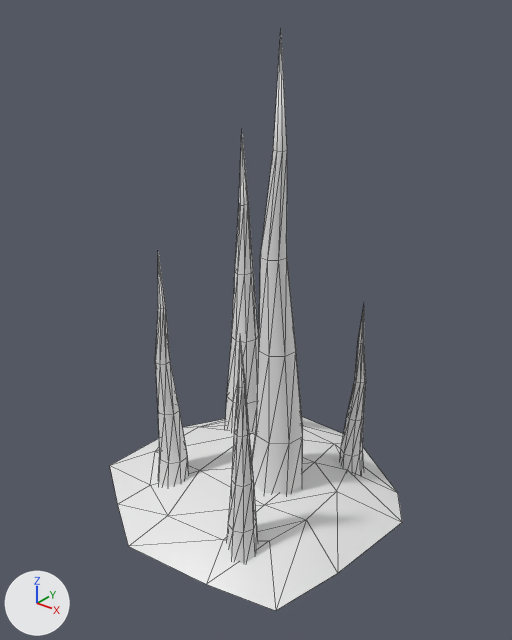
A saved change to the FBX model Assets/Art/Environments/Mesh/S_Stalagtite_01.fbx.
One viewpoint serves both versions: a 50 mm camera at (6.79, -21.93, 6.65) aimed at (1.73, -15.61, 2.73). The axes (+X, +Y, +Z) are drawn at lower left. The lights are the same throughout. Mesh edges are drawn as thin lines. Where no turn or scale is listed for an object, it has been applied to the vertices.

Script lines for the objects in view, before the commit:
```python
me_mesh = bpy.data.meshes.new('Mesh')
me_mesh.from_pydata(...)  # 233 vertices, 432 faces; spans x -2.02..2.02, y -1.94..1.94, z -0.01..6.17
ob_s_stalagtite_01 = bpy.data.objects.new('S_Stalagtite_01', me_mesh)
ob_s_stalagtite_01.location = (1.65, -15.55, 0.0)
```
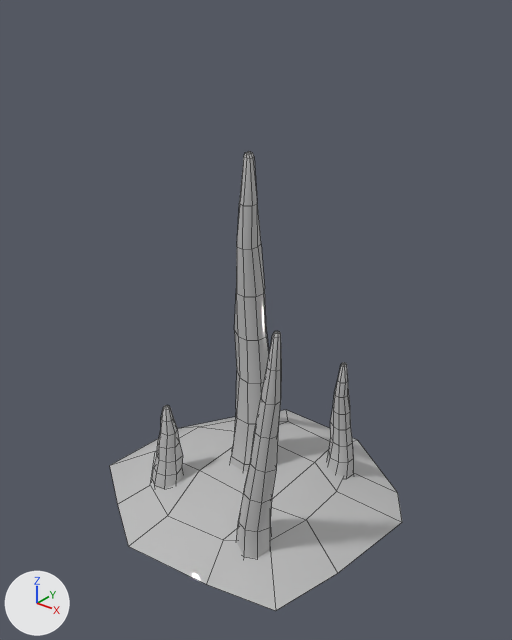
Changed parts and their boxes (x1, y1, x2, y2) in the pictures (512 x 640 px):
```json
{"object": "S_Stalagtite_01", "change": "reshaped", "before": [110, 34, 402, 611], "after": [110, 151, 402, 611], "on screen": "20% shorter"}
{"part": 1, "of": "me_mesh", "change": "rebuilt", "before": [225, 134, 259, 433], "on screen": "not visible afterwards"}
{"part": 2, "of": "me_mesh", "change": "rebuilt", "before": [227, 336, 258, 563], "after": [237, 331, 282, 558], "on screen": "44% wider"}
{"part": 3, "of": "me_mesh", "change": "rebuilt", "before": [155, 254, 189, 487], "after": [152, 405, 184, 489]}
{"part": 4, "of": "me_mesh", "change": "added", "after": [230, 151, 269, 471]}
{"part": 5, "of": "me_mesh", "change": "added", "after": [327, 363, 354, 477]}
{"part": 6, "of": "me_mesh", "change": "cut back", "before": [110, 34, 402, 611], "after": [110, 410, 402, 611]}
```

The change, as JSON lines over the scene's bpy script:
```json
{"op": "add", "block": "mat_material__14", "code": ["mat_material__14 = principled_material('Material #14')", "mat_material__14.base_color = (0.5, 0.5, 0.5)  # grey #bcbcbc", "mat_material__14.roughness = 0.0"]}
{"op": "add", "block": "mat_m_stalagtite", "code": ["mat_m_stalagtite = principled_material('M_Stalagtite')", "mat_m_stalagtite.base_color = (0.5, 0.5, 0.5)  # grey #bcbcbc", "mat_m_stalagtite.roughness = 0.0"]}
{"block": "me_mesh", "where": "# used by ob_s_stalagtite_01; location = (1.65, -15.55, 0.0)"}
{"op": "remove", "block": "me_mesh", "code": "me_mesh.from_pydata(...)  # 233 vertices, 432 faces; spans x -2.02..2.02, y -1.94..1.94, z -0.01..6.17"}
{"op": "add", "block": "me_mesh", "code": "me_mesh.from_pydata(...)  # 433 vertices, 421 faces; spans x -2.02..2.02, y -1.94..1.94, z -0.29..4.82"}
{"block": "me_mesh", "change": "me_mesh part 1: the loose piece of 41 vertices spanning x -1.08..-0.41, y 0.36..1.02, z -0.01..4.9 is rebuilt with 81 vertices and now spans x -0.94..-0.33, y 0.53..1.14, z -0.04..3.05, in mat_m_stalagtite (grey #bcbcbc)"}
{"block": "me_mesh", "change": "me_mesh part 2: the loose piece of 41 vertices spanning x 0.56..0.99, y -1.41..-0.98, z -0.01..3.21 is rebuilt with 81 vertices and now spans x 0.52..1.2, y -1.36..-0.75, z -0.29..3.3, in mat_m_stalagtite (grey #bcbcbc)"}
{"block": "me_mesh", "change": "me_mesh part 3: the loose piece of 41 vertices spanning x -0.98..-0.51, y -1.13..-0.65, z -0.01..3.71 is rebuilt with 81 vertices and now spans x -1.11..-0.47, y -1.23..-0.58, z -0.06..1.52, in mat_m_stalagtite (grey #bcbcbc)"}
{"block": "me_mesh", "change": "me_mesh part 4: a new loose piece of 81 vertices spanning x -0.47..0.34, y -0.36..0.45, z -0.04..4.82, in mat_m_stalagtite (grey #bcbcbc)"}
{"block": "me_mesh", "change": "me_mesh part 5: a new loose piece of 81 vertices spanning x 0.67..1.19, y 0.52..1.04, z 0.03..2.04, in mat_m_stalagtite (grey #bcbcbc)"}
{"block": "me_mesh", "change": "me_mesh part 6"}
{"block": "me_mesh", "change": "82 vertices are removed from x 0.03..1.21, y -0.5..1.19, z -0.01..6.17"}
{"block": "me_mesh", "change": "198 faces are deleted"}
{"block": "me_mesh", "change": "21 new faces join them, mat_material__14 (grey #bcbcbc)"}
{"op": "add", "block": "me_mesh", "code": "me_mesh.materials.append(mat_m_stalagtite)  # grey #bcbcbc"}
{"op": "add", "block": "me_mesh", "code": "me_mesh.materials.append(mat_material__14)  # grey #bcbcbc"}
```
